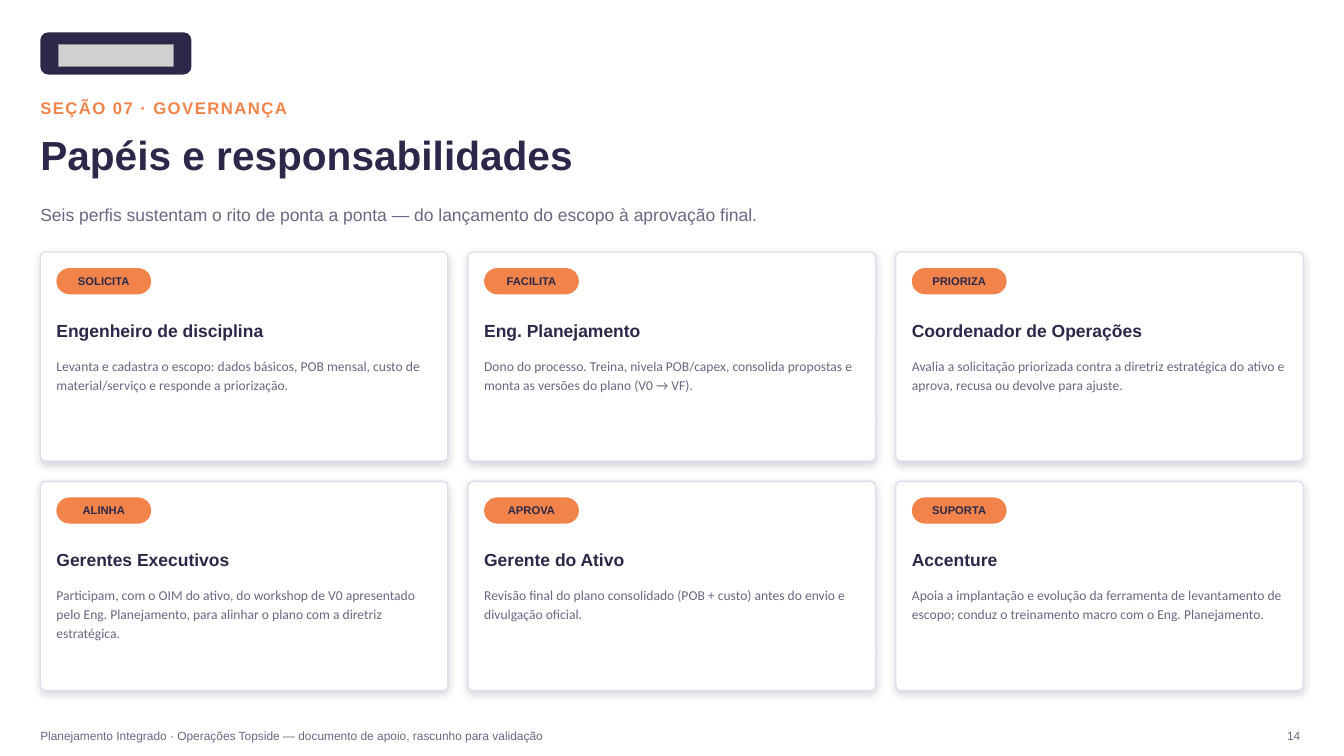
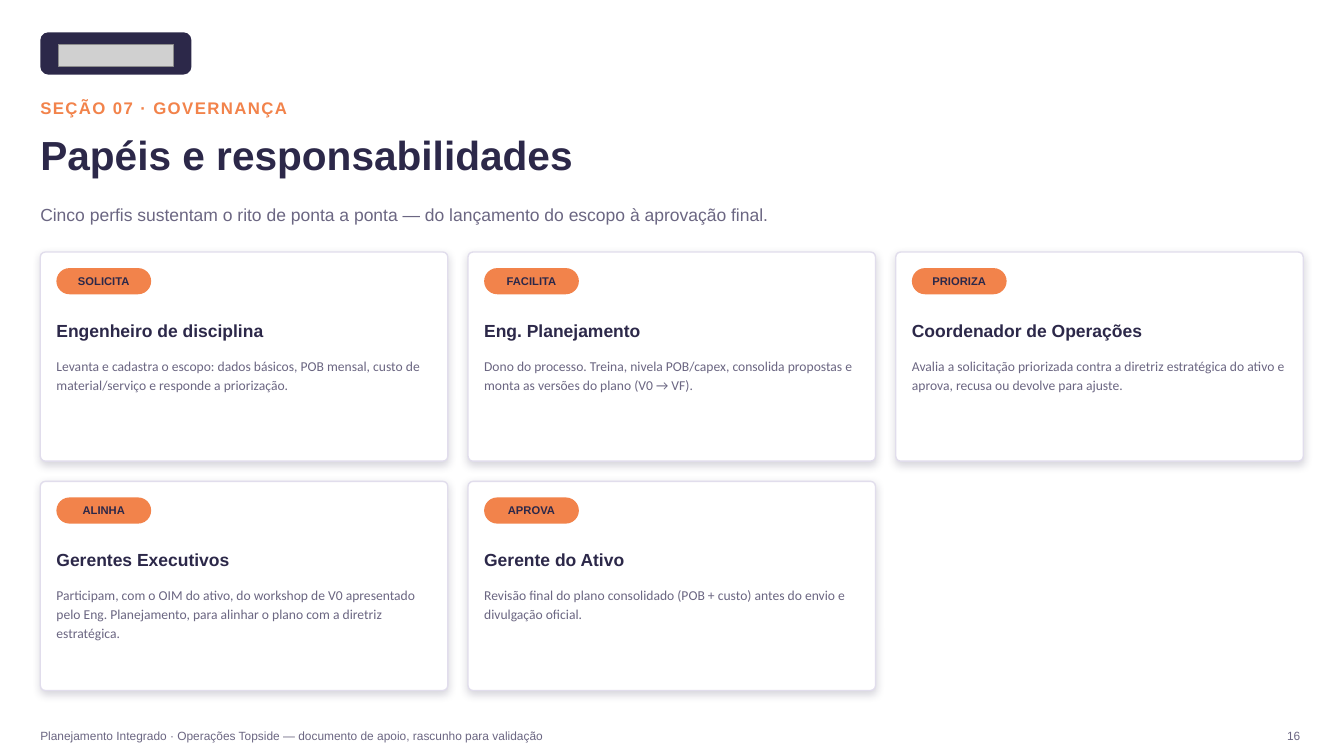
Before and after one commit to LucasRibaas/Planejamento, a slide deck: slide 17 of Planejamento_Integrado_Operacoes_Topside.pptx (slide 15 before the commit). Drawn at 1344x756 pixels with LibreOffice and Linux fonts; fonts in the diff are those of the drawing; grey boxes stand for pictures. Boxes give left, top, right and bottom in pixels: in the first picture for what was removed or moved away, otherwise in the second. Text is boxed around its words. In the diff, an @@ line names an element or a change of style, - is before the commit and + after.

```diff
--- a/Planejamento_Integrado_Operacoes_Topside.pptx
+++ b/Planejamento_Integrado_Operacoes_Topside.pptx
@@ text at box(40, 208, 768, 225): text changed @@
-Seis perfis sustentam o rito de ponta a ponta — do lançamento do escopo à aprovação final.
+Cinco perfis sustentam o rito de ponta a ponta — do lançamento do escopo à aprovação final.
@@ rounded rectangle removed at box(896, 482, 1304, 692) @@
@@ rounded rectangle removed at box(912, 497, 1007, 523) @@
@@ text removed at box(932, 506, 986, 514) @@
-SUPORTA
@@ text removed at box(912, 554, 997, 566) @@
-Accenture
@@ text removed at box(912, 590, 1282, 622) @@
-Apoia a implantação e evolução da ferramenta de levantamento de escopo; conduz o treinamento macro com o Eng. Planejamento.
@@ text at box(1287, 732, 1300, 740): text changed @@
-14
+16
```
Also in this commit, not shown: 22 other slides changed, 2 slides added, 1 other file.
